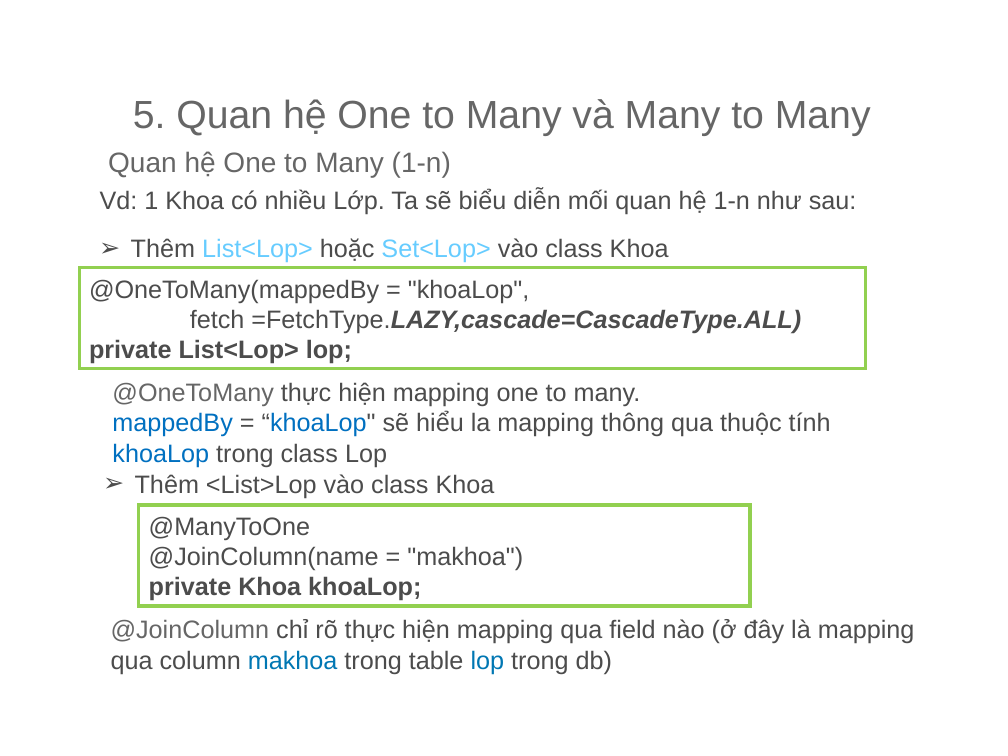
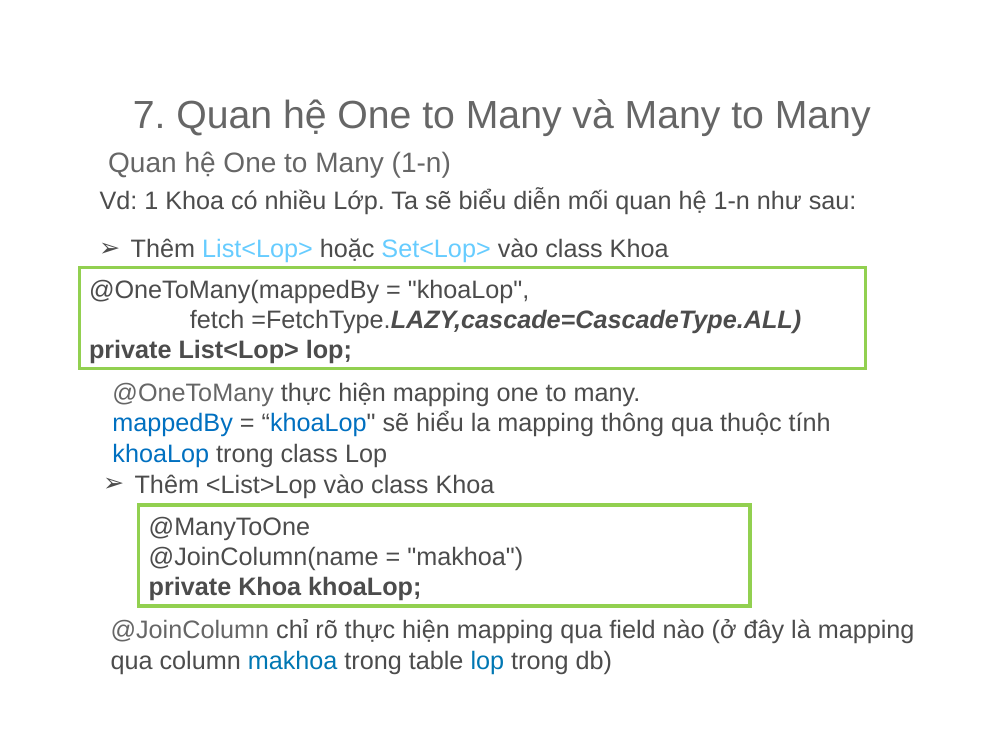
Before and after one commit to thanh13hc/my-first-project, a slide deck: slide 34 of Hibernate.ppt (slide 24 before the commit). Drawn at 1008x756 pixels with LibreOffice and Linux fonts; fonts in the diff are those of the drawing; background and template pictures are left out. Boxes give left, top, right and bottom in pixels: in the first picture for what was removed or moved away, otherwise in the second. Text is boxed around its words. In the diff, an @@ line names an element or a change of style, - is before the commit and + after.

```diff
--- a/Hibernate.ppt
+++ b/Hibernate.ppt
@@ text at <box>133,99,871,136</box>: text changed @@
-5. Quan hệ One to Many và Many to Many
+7. Quan hệ One to Many và Many to Many
```
Also in this commit, not shown: 15 other slides changed, 10 slides added, 2 other files.
